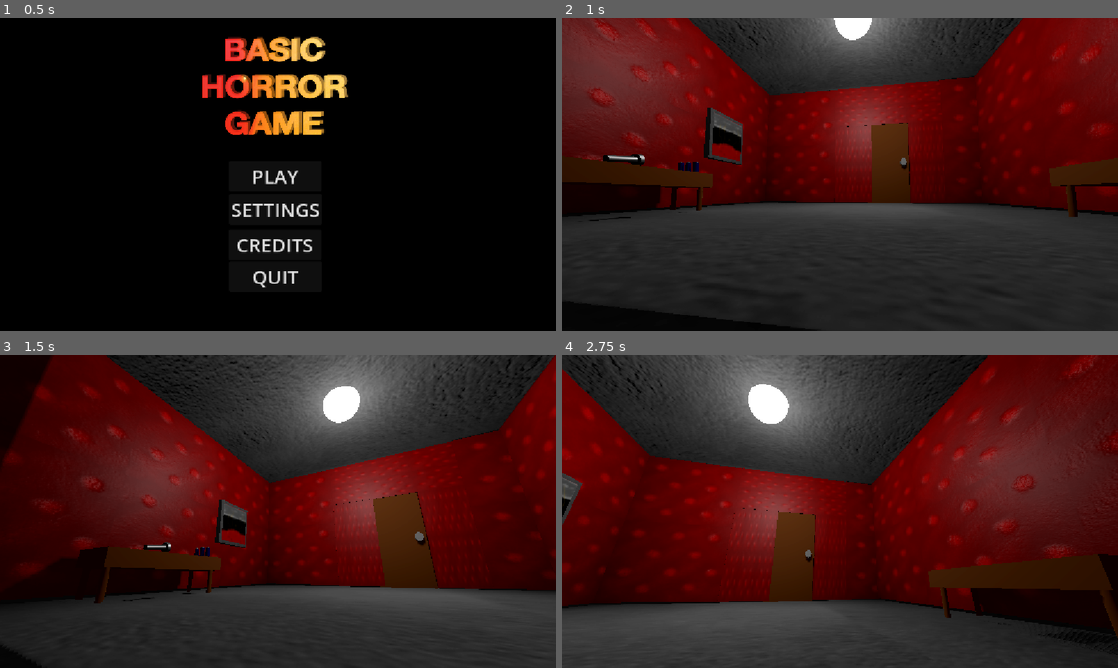
Above: before the commit, frames 1-4 (two rows, left to right).
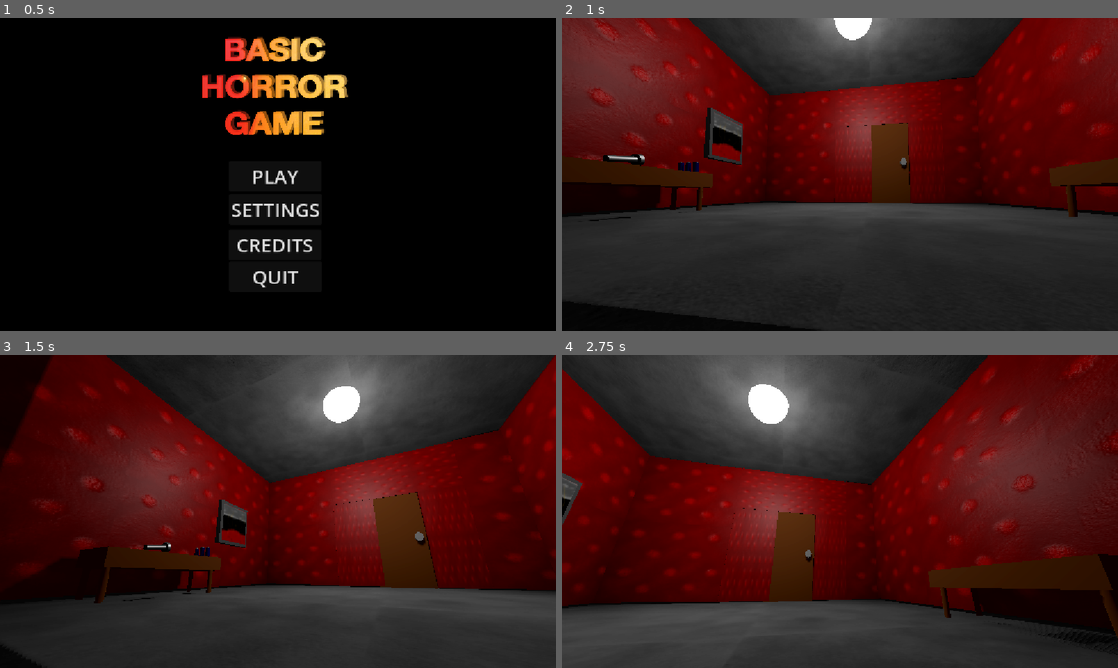
Above: after the commit, the same moments.

Repository: christiannoll/Basic3DGame
Game: Godot game, scene res://Scenes/main_menu.tscn
The game is run twice, just before and just after one commit, with the same random seed, the same clock (stepped at 60 frames per second) and the same inputs. The engine's default icon, where the game draws it, is replaced by a stand-in: a white triangle on a blue panel in a dark square.
Inputs (mouse positions are in pixels of both pictures, inside the frame that each line leads up to):
- Up to frame 1 (0.5 s): no input
- Up to frame 2 (1 s): click "PLAY" at 0.5 s
- Up to frame 3 (1.5 s): move the mouse to (305, 511) at 1.27 s; hold W (forward) from 1.28 s (still down); tap F (flashlight) at 1.35 s
- Up to frame 4 (2.75 s): keep holding W (forward); tap Space (jump) at 1.52, 2.27 s; move the mouse to (812, 511) at 2.02 s; tap E (interact) at 2.1 s

Frame 1 is identical in both runs. In frame 2, less than 0.1% of the frame differs, in the area x 27-80%, y 0-13%; in frame 3, 0.1%; in frame 4, 0.2%, in the area x 1-71%, y 0-32%.

Commit message:
Changed scale of floor texture

Diff:
--- a/Materials/floor.tres
+++ b/Materials/floor.tres
@@ -7,4 +7,4 @@
 albedo_texture = ExtResource("1_hayvq")
 normal_enabled = true
 normal_texture = ExtResource("2_xw8fe")
-uv1_scale = Vector3(5.5, 6.46, 1)
+uv1_scale = Vector3(30, 30, 4.5)
